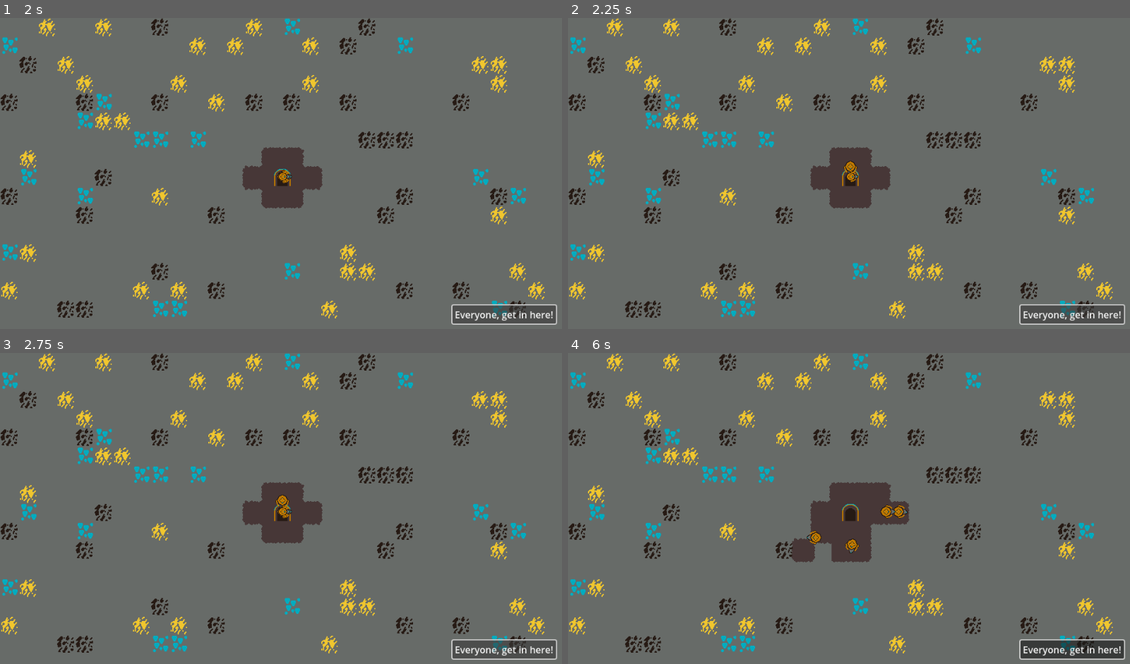
Above: before the commit, frames 1-4 (two rows, left to right).
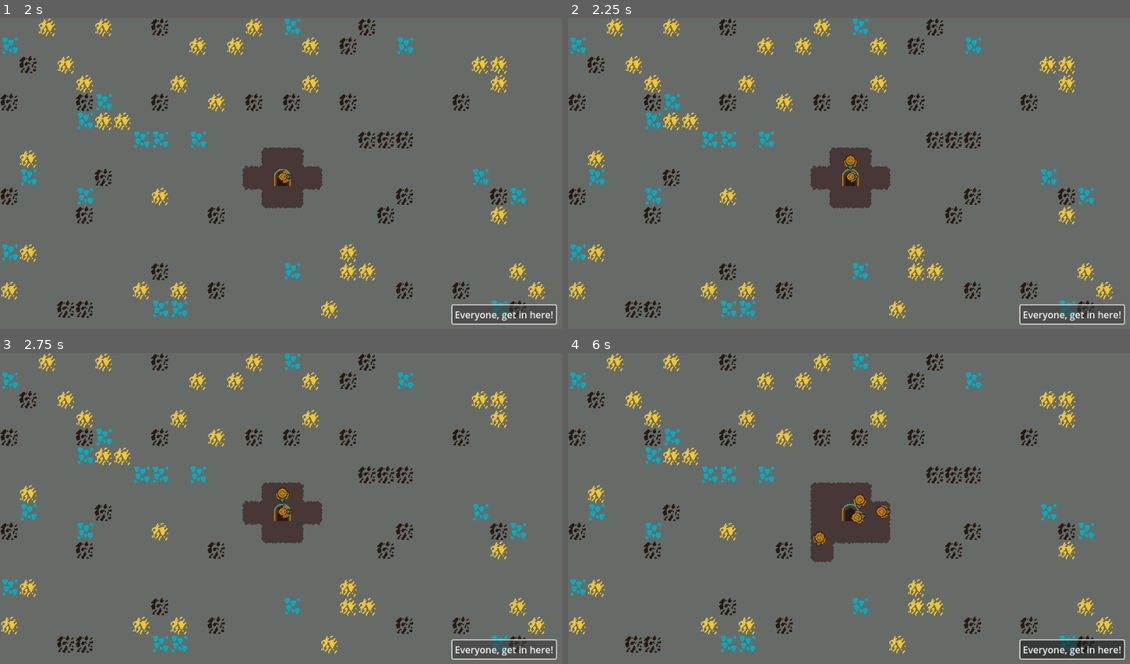
Above: after the commit, the same moments.

Repository: where-fore/dwarves
Game: Godot game, scene res://loose/main_game.tscn
Same seed, same stepped clock (60 frames per second), same inputs: the game is played once before the commit and once after it.
Inputs (mouse positions are in pixels of both pictures, inside the frame that each line leads up to):
- Up to frame 1 (2 s): click "Everyone, get in here!" at 0.5 s; click "Everyone, get in here!" at 1.25 s
- Up to frame 2 (2.25 s): click "Everyone, get in here!" at 2 s
- Up to frame 3 (2.75 s): no input
- Up to frame 4 (6 s): tap Enter at 2.75 s; move the mouse to (972, 496) at 2.77 s; tap 1 every 0.75 s from 2.85 to 5.85 s; click (972, 496) at 2.92 s; move the mouse to (736, 527) at 3.52 s; click (736, 527) at 3.67 s; move the mouse to (905, 443) at 4.27 s; click (905, 443) at 4.42 s; move the mouse to (820, 573) at 5.02 s; click (820, 573) at 5.17 s; move the mouse to (1017, 558) at 5.77 s; click (1017, 558) at 5.92 s

Frame 1 is identical in both runs. In frame 2, 0.1% of the frame differs, in the area x 48-52%, y 43-50%; in frame 3, 0.1%; in frame 4, 2.0%, in the area x 39-61%, y 41-68%.

Commit message:
adjusted collision

Diff:
--- a/project/loose/dwarf.tscn
+++ b/project/loose/dwarf.tscn
@@ -4,6 +4,7 @@
 [ext_resource type="Texture2D" uid="uid://dcr55y11u51x0" path="res://sprites/dwarf_two.png" id="2_t5v1m"]
 
 [sub_resource type="CircleShape2D" id="CircleShape2D_t5v1m"]
+radius = 16.0
 
 [node name="Dwarf" type="CharacterBody2D" node_paths=PackedStringArray("mining_detection_raycasts")]
 script = ExtResource("1_t5v1m")
@@ -21,10 +22,10 @@
 shape = SubResource("CircleShape2D_t5v1m")
 
 [node name="RayCast2D" type="RayCast2D" parent="."]
-target_position = Vector2(12, -12)
+target_position = Vector2(16, -16)
 
 [node name="RayCast2D2" type="RayCast2D" parent="."]
-target_position = Vector2(12, 12)
+target_position = Vector2(16, 16)
 
 [node name="RayCast2D3" type="RayCast2D" parent="."]
-target_position = Vector2(18, 0)
+target_position = Vector2(22, 0)
